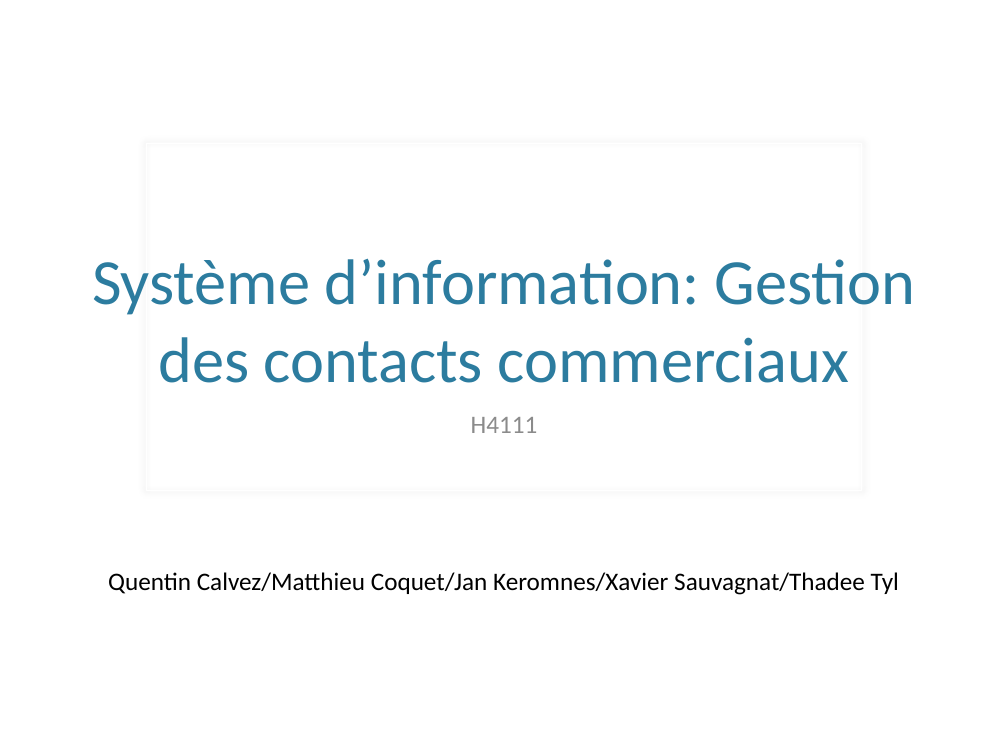
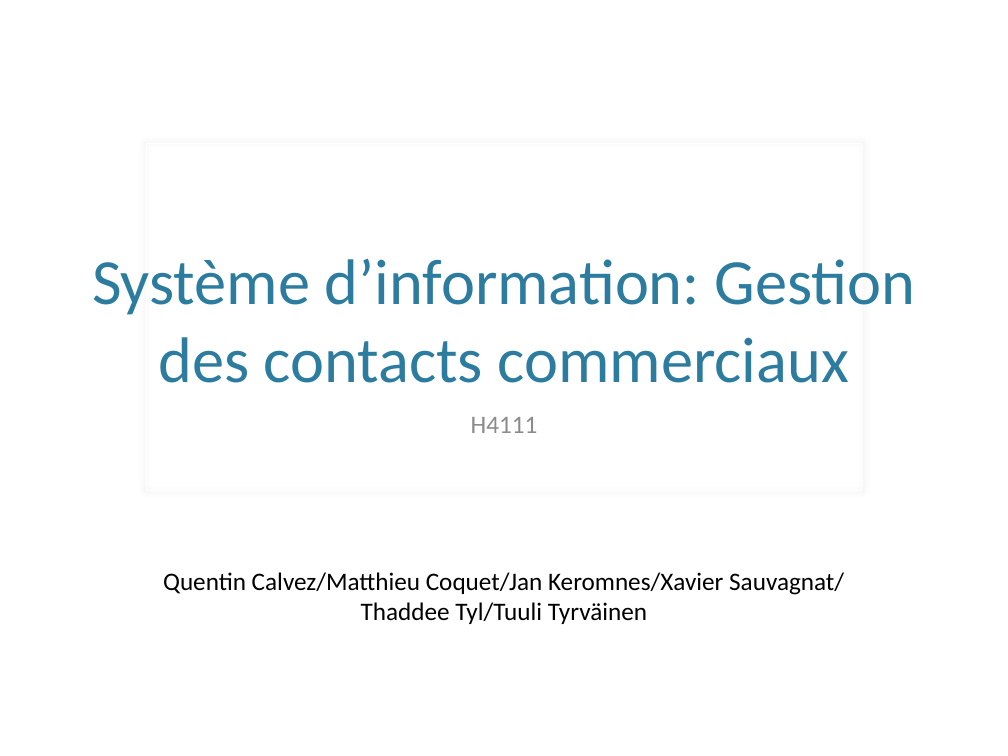
Before and after one commit to hexanome/soa, a slide deck: slide 1 of presentationSISOA.pptx. Drawn at 1008x756 pixels with LibreOffice and Linux fonts; fonts in the diff are those of the drawing; background and template pictures are left out. Boxes give left, top, right and bottom in pixels: in the first picture for what was removed or moved away, otherwise in the second. Text is boxed around its words. In the diff, an @@ line names an element or a change of style, - is before the commit and + after.

```diff
--- a/presentationSISOA.pptx
+++ b/presentationSISOA.pptx
@@ text at box(163, 572, 844, 624): text changed @@
-Quentin Calvez/Matthieu Coquet/Jan Keromnes/Xavier Sauvagnat/Thadee Tyl
+Quentin Calvez/Matthieu Coquet/Jan Keromnes/Xavier Sauvagnat/
+Thaddee Tyl/Tuuli Tyrväinen
```
Also in this commit, not shown: 2 other slides changed, 2 slides added, 1 slide removed, 2 other files.
